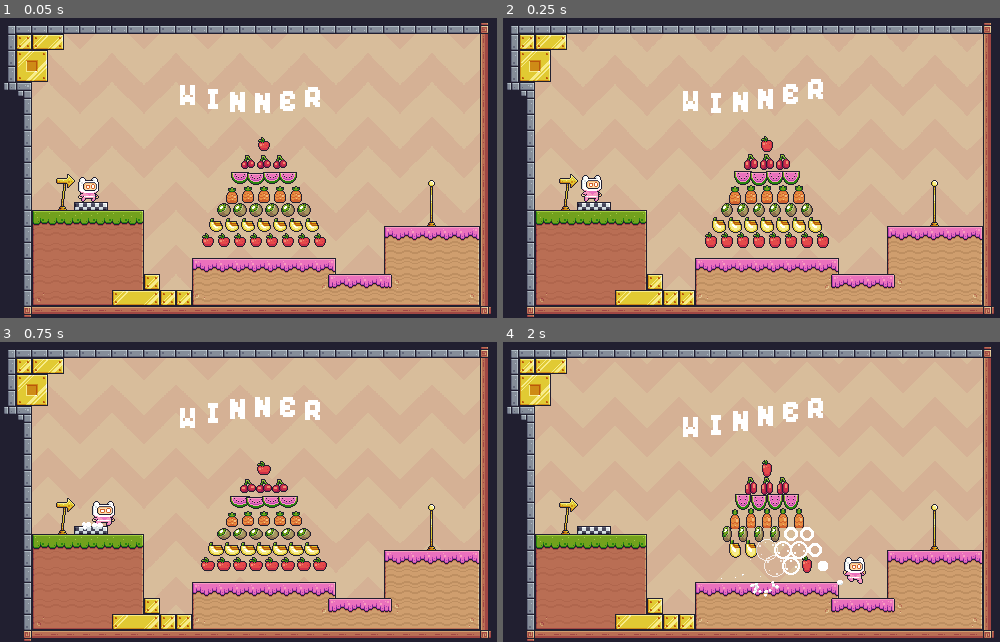
Above: before the commit, frames 1-4 (two rows, left to right).
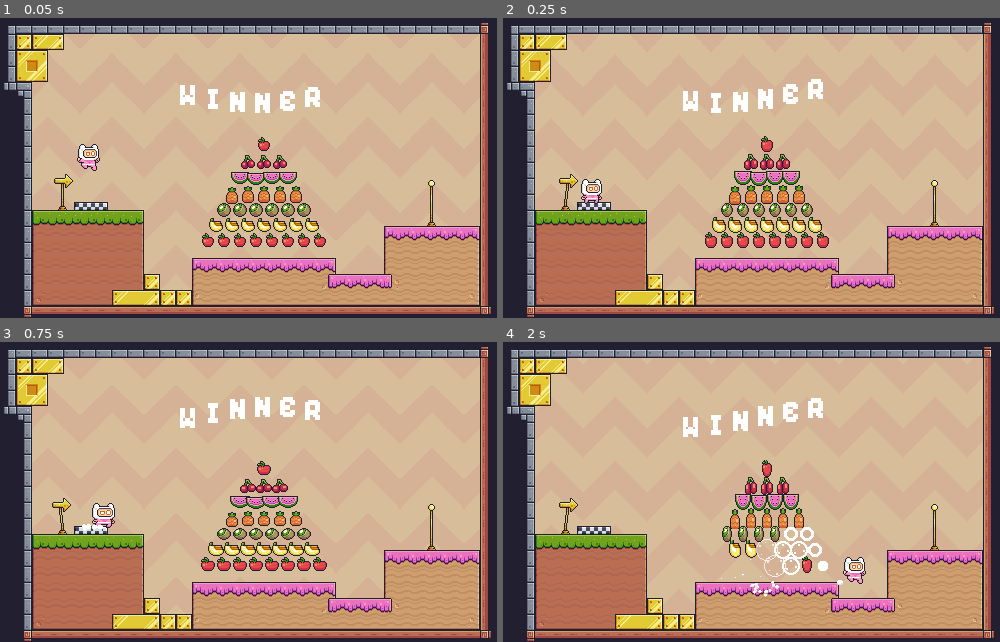
Above: after the commit, the same moments.

Repository: Javi-CD/godot4-platformer2D
Game: Godot game, scene res://src/scenes/levels/final_level/final_level.tscn
Same seed, same stepped clock (60 frames per second), same inputs: the game is played once before the commit and once after it. This scene is started directly instead of the project's main scene.
Inputs:
- Up to frame 1 (0.05 s): no input
- Up to frame 2 (0.25 s): no input
- Up to frame 3 (0.75 s): hold D (right) from 0.53 s (still down)
- Up to frame 4 (2 s): keep holding D (right); tap Space (jump) at 0.77, 1.52 s

The runs differ from the first frame. In frame 1, 0.7% of the frame differs, in the area x 10-21%, y 42-62%; in frame 2, 0.3%; in frame 3, 0.4%; in frame 4, nothing differs.

Commit message:
feat(start_point): update StartPoint to StaticBody2D with trigger area, animation, sound, and screen shake

Diff:
--- a/src/scenes/levels/final_level/final_level.tscn
+++ b/src/scenes/levels/final_level/final_level.tscn
@@ -53,7 +53,7 @@
 tile_set = ExtResource("3_30otc")
 
 [node name="Player" parent="." unique_id=1989291294 instance=ExtResource("4_snbvn")]
-position = Vector2(88, 168)
+position = Vector2(88, 136)
 
 [node name="Collectables" type="Node" parent="." unique_id=615525088]
 
--- /dev/null
+++ b/src/scenes/start_point/start_point.gd
@@ -0,0 +1,25 @@
+class_name StartPoint
+extends StaticBody2D
+
+
+@onready var sprite: AnimatedSprite2D = $AnimatedSprite2D
+@onready var trigger_area: Area2D = $TriggerArea
+
+var _has_triggered: bool = false
+
+
+func _ready() -> void:
+	if trigger_area != null:
+		trigger_area.body_entered.connect(_on_body_entered)
+
+
+func _on_body_entered(body: Node2D) -> void:
+	if _has_triggered:
+		return
+
+	if body is Player or body.has_method("take_damage"):
+		_has_triggered = true
+		if sprite != null and sprite.sprite_frames != null and sprite.sprite_frames.has_animation("moving"):
+			sprite.play("moving")
+		SoundManager.play_sfx("bump")
+		MainCamera.shake(3.5, 0.15)
--- a/src/scenes/start_point/start_point.tscn
+++ b/src/scenes/start_point/start_point.tscn
@@ -1,145 +1,172 @@
 [gd_scene format=3 uid="uid://c0c2h2w6xwre0"]
 
-[ext_resource type="Texture2D" uid="uid://bje5kx0qco7f1" path="res://assets/Items/Checkpoints/Start/Start (Moving) (64x64).png" id="1_3v6ad"]
+[ext_resource type="Script" uid="uid://7tqlnklkj4yg" path="res://src/scenes/start_point/start_point.gd" id="1_script"]
+[ext_resource type="Texture2D" uid="uid://cb7asie5y0q81" path="res://assets/Items/Checkpoints/Start/Start (Idle).png" id="2_idle"]
+[ext_resource type="Texture2D" uid="uid://bje5kx0qco7f1" path="res://assets/Items/Checkpoints/Start/Start (Moving) (64x64).png" id="3_moving"]
 
-[sub_resource type="AtlasTexture" id="AtlasTexture_snbvn"]
-atlas = ExtResource("1_3v6ad")
+[sub_resource type="AtlasTexture" id="AtlasTexture_idle"]
+atlas = ExtResource("2_idle")
 region = Rect2(0, 0, 64, 64)
 
-[sub_resource type="AtlasTexture" id="AtlasTexture_08p2m"]
-atlas = ExtResource("1_3v6ad")
+[sub_resource type="AtlasTexture" id="AtlasTexture_m0"]
+atlas = ExtResource("3_moving")
+region = Rect2(0, 0, 64, 64)
+
+[sub_resource type="AtlasTexture" id="AtlasTexture_m1"]
+atlas = ExtResource("3_moving")
 region = Rect2(64, 0, 64, 64)
 
-[sub_resource type="AtlasTexture" id="AtlasTexture_vd2p8"]
-atlas = ExtResource("1_3v6ad")
+[sub_resource type="AtlasTexture" id="AtlasTexture_m2"]
+atlas = ExtResource("3_moving")
 region = Rect2(128, 0, 64, 64)
 
-[sub_resource type="AtlasTexture" id="AtlasTexture_nsd2m"]
-atlas = ExtResource("1_3v6ad")
+[sub_resource type="AtlasTexture" id="AtlasTexture_m3"]
+atlas = ExtResource("3_moving")
 region = Rect2(192, 0, 64, 64)
 
-[sub_resource type="AtlasTexture" id="AtlasTexture_glarj"]
-atlas = ExtResource("1_3v6ad")
+[sub_resource type="AtlasTexture" id="AtlasTexture_m4"]
+atlas = ExtResource("3_moving")
 region = Rect2(256, 0, 64, 64)
 
-[sub_resource type="AtlasTexture" id="AtlasTexture_6d8fq"]
-atlas = ExtResource("1_3v6ad")
+[sub_resource type="AtlasTexture" id="AtlasTexture_m5"]
+atlas = ExtResource("3_moving")
 region = Rect2(320, 0, 64, 64)
 
-[sub_resource type="AtlasTexture" id="AtlasTexture_8aif2"]
-atlas = ExtResource("1_3v6ad")
+[sub_resource type="AtlasTexture" id="AtlasTexture_m6"]
+atlas = ExtResource("3_moving")
 region = Rect2(384, 0, 64, 64)
 
-[sub_resource type="AtlasTexture" id="AtlasTexture_qjgpm"]
-atlas = ExtResource("1_3v6ad")
+[sub_resource type="AtlasTexture" id="AtlasTexture_m7"]
+atlas = ExtResource("3_moving")
 region = Rect2(448, 0, 64, 64)
 
-[sub_resource type="AtlasTexture" id="AtlasTexture_aeybr"]
-atlas = ExtResource("1_3v6ad")
+[sub_resource type="AtlasTexture" id="AtlasTexture_m8"]
+atlas = ExtResource("3_moving")
 region = Rect2(512, 0, 64, 64)
 
-[sub_resource type="AtlasTexture" id="AtlasTexture_tqvdi"]
-atlas = ExtResource("1_3v6ad")
+[sub_resource type="AtlasTexture" id="AtlasTexture_m9"]
+atlas = ExtResource("3_moving")
 region = Rect2(576, 0, 64, 64)
 
-[sub_resource type="AtlasTexture" id="AtlasTexture_rmmk5"]
-atlas = ExtResource("1_3v6ad")
+[sub_resource type="AtlasTexture" id="AtlasTexture_m10"]
+atlas = ExtResource("3_moving")
 region = Rect2(640, 0, 64, 64)
 
-[sub_resource type="AtlasTexture" id="AtlasTexture_1uwto"]
-atlas = ExtResource("1_3v6ad")
+[sub_resource type="AtlasTexture" id="AtlasTexture_m11"]
+atlas = ExtResource("3_moving")
 region = Rect2(704, 0, 64, 64)
 
-[sub_resource type="AtlasTexture" id="AtlasTexture_18iac"]
-atlas = ExtResource("1_3v6ad")
+[sub_resource type="AtlasTexture" id="AtlasTexture_m12"]
+atlas = ExtResource("3_moving")
 region = Rect2(768, 0, 64, 64)
 
-[sub_resource type="AtlasTexture" id="AtlasTexture_iuxhe"]
-atlas = ExtResource("1_3v6ad")
+[sub_resource type="AtlasTexture" id="AtlasTexture_m13"]
+atlas = ExtResource("3_moving")
 region = Rect2(832, 0, 64, 64)
 
-[sub_resource type="AtlasTexture" id="AtlasTexture_g6oh5"]
-atlas = ExtResource("1_3v6ad")
+[sub_resource type="AtlasTexture" id="AtlasTexture_m14"]
+atlas = ExtResource("3_moving")
 region = Rect2(896, 0, 64, 64)
 
-[sub_resource type="AtlasTexture" id="AtlasTexture_afww8"]
-atlas = ExtResource("1_3v6ad")
+[sub_resource type="AtlasTexture" id="AtlasTexture_m15"]
+atlas = ExtResource("3_moving")
 region = Rect2(960, 0, 64, 64)
 
-[sub_resource type="AtlasTexture" id="AtlasTexture_ldc5v"]
-atlas = ExtResource("1_3v6ad")
+[sub_resource type="AtlasTexture" id="AtlasTexture_m16"]
+atlas = ExtResource("3_moving")
 region = Rect2(1024, 0, 64, 64)
 
-[sub_resource type="SpriteFrames" id="SpriteFrames_08p2m"]
+[sub_resource type="SpriteFrames" id="SpriteFrames_start"]
 animations = [{
 "frames": [{
 "duration": 1.0,
-"texture": SubResource("AtlasTexture_snbvn")
+"texture": SubResource("AtlasTexture_idle")
+}],
+"loop": true,
+"name": &"idle",
+"speed": 1.0
+}, {
+"frames": [{
+"duration": 1.0,
+"texture": SubResource("AtlasTexture_m0")
 }, {
 "duration": 1.0,
-"texture": SubResource("AtlasTexture_08p2m")
+"texture": SubResource("AtlasTexture_m1")
 }, {
 "duration": 1.0,
-"texture": SubResource("AtlasTexture_vd2p8")
+"texture": SubResource("AtlasTexture_m2")
 }, {
 "duration": 1.0,
-"texture": SubResource("AtlasTexture_nsd2m")
+"texture": SubResource("AtlasTexture_m3")
 }, {
 "duration": 1.0,
-"texture": SubResource("AtlasTexture_glarj")
+"texture": SubResource("AtlasTexture_m4")
 }, {
 "duration": 1.0,
-"texture": SubResource("AtlasTexture_6d8fq")
+"texture": SubResource("AtlasTexture_m5")
 }, {
 "duration": 1.0,
-"texture": SubResource("AtlasTexture_8aif2")
+"texture": SubResource("AtlasTexture_m6")
 }, {
 "duration": 1.0,
-"texture": SubResource("AtlasTexture_qjgpm")
+"texture": SubResource("AtlasTexture_m7")
 }, {
 "duration": 1.0,
-"texture": SubResource("AtlasTexture_aeybr")
+"texture": SubResource("AtlasTexture_m8")
 }, {
 "duration": 1.0,
-"texture": SubResource("AtlasTexture_tqvdi")
+"texture": SubResource("AtlasTexture_m9")
 }, {
 "duration": 1.0,
-"texture": SubResource("AtlasTexture_rmmk5")
+"texture": SubResource("AtlasTexture_m10")
 }, {
 "duration": 1.0,
-"texture": SubResource("AtlasTexture_1uwto")
+"texture": SubResource("AtlasTexture_m11")
 }, {
 "duration": 1.0,
-"texture": SubResource("AtlasTexture_18iac")
+"texture": SubResource("AtlasTexture_m12")
 }, {
 "duration": 1.0,
-"texture": SubResource("AtlasTexture_iuxhe")
+"texture": SubResource("AtlasTexture_m13")
 }, {
 "duration": 1.0,
-"texture": SubResource("AtlasTexture_g6oh5")
+"texture": SubResource("AtlasTexture_m14")
 }, {
 "duration": 1.0,
-"texture": SubResource("AtlasTexture_afww8")
+"texture": SubResource("AtlasTexture_m15")
 }, {
 "duration": 1.0,
-"texture": SubResource("AtlasTexture_ldc5v")
+"texture": SubResource("AtlasTexture_m16")
 }],
 "loop": false,
-"name": &"default",
+"name": &"moving",
 "speed": 20.0
 }]
 
-[sub_resource type="RectangleShape2D" id="RectangleShape2D_vd2p8"]
-size = Vector2(32, 5)
+[sub_resource type="RectangleShape2D" id="RectangleShape2D_solid"]
+size = Vector2(32, 6)
+
+[sub_resource type="RectangleShape2D" id="RectangleShape2D_trigger"]
+size = Vector2(36, 24)
 
 [node name="StartPoint" type="StaticBody2D" unique_id=630250583]
+collision_mask = 0
+script = ExtResource("1_script")
 
 [node name="AnimatedSprite2D" type="AnimatedSprite2D" parent="." unique_id=393843782]
-sprite_frames = SubResource("SpriteFrames_08p2m")
-autoplay = "default"
-frame = 16
-frame_progress = 1.0
+sprite_frames = SubResource("SpriteFrames_start")
+animation = &"idle"
+autoplay = "idle"
 
-[node name="CollisionShape2D" type="CollisionShape2D" parent="." unique_id=193552755]
-position = Vector2(11, 26.5)
-shape = SubResource("RectangleShape2D_vd2p8")
+[node name="SolidCollision" type="CollisionShape2D" parent="." unique_id=193552755]
+position = Vector2(11, 29)
+shape = SubResource("RectangleShape2D_solid")
+
+[node name="TriggerArea" type="Area2D" parent="." unique_id=1849102931]
+collision_layer = 0
+collision_mask = 2
+
+[node name="TriggerCollision" type="CollisionShape2D" parent="TriggerArea" unique_id=1948201948]
+position = Vector2(11, 19)
+shape = SubResource("RectangleShape2D_trigger")
+debug_color = Color(0.6394303, 0.52556765, 1.92523e-07, 0.41960785)
Not shown, added: src/scenes/start_point/start_point.gd.uid
